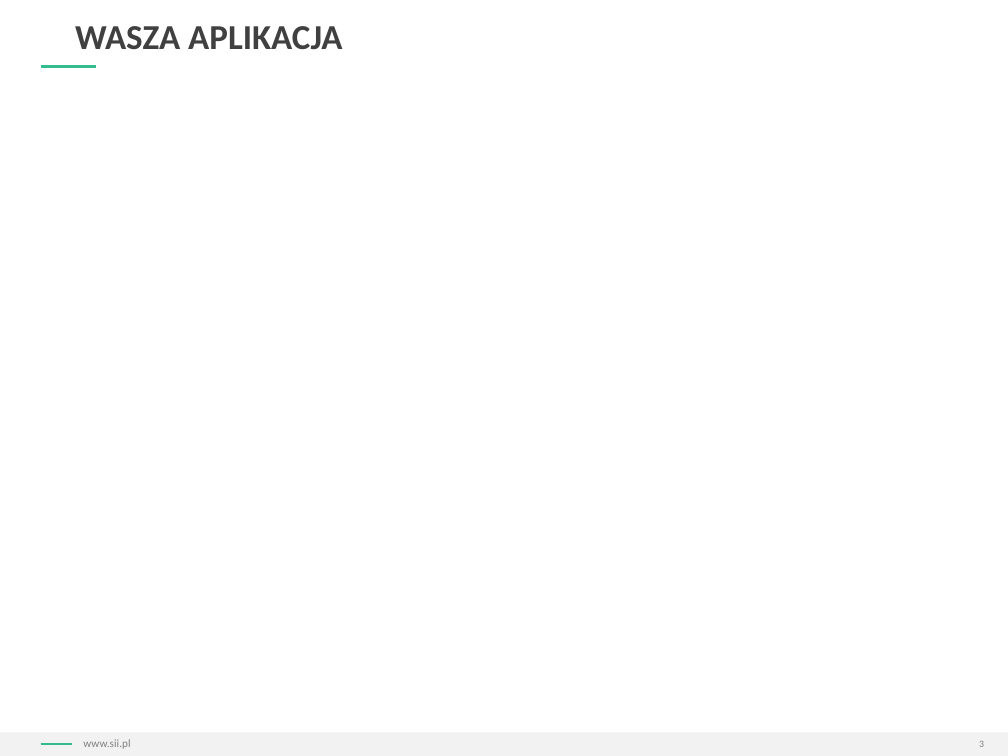
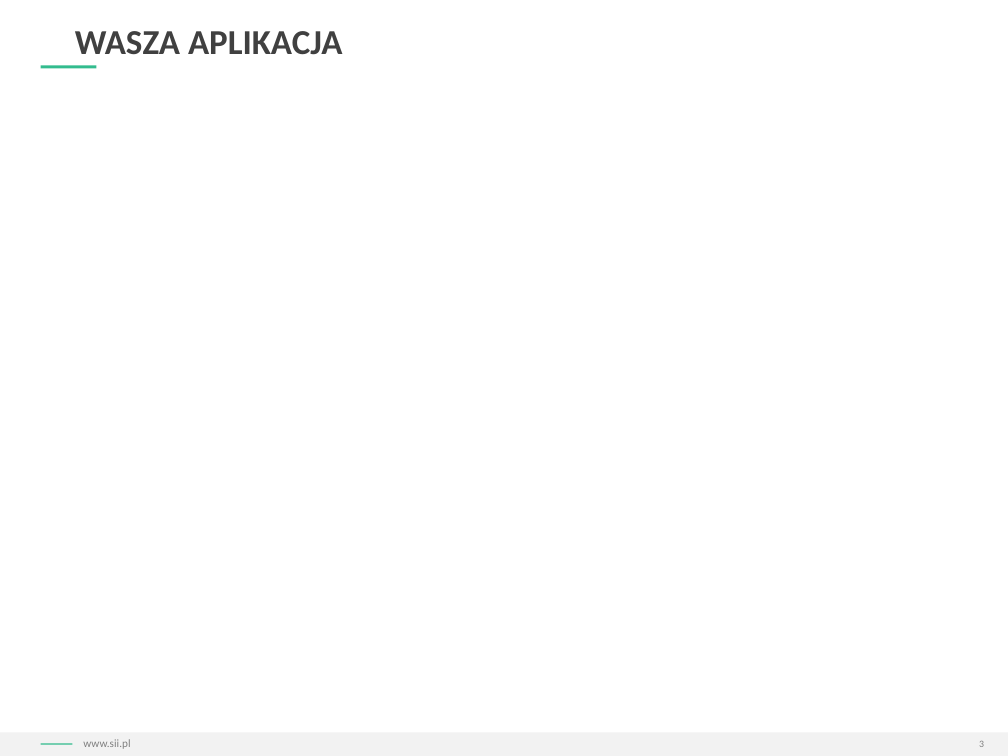
Before and after one commit to Qbicz/iot-home-security-hackathon, a slide deck: slide 3 of PPT_dla_uczestników_LC16.pptx. Drawn at 1008x756 pixels with LibreOffice and Linux fonts; fonts in the diff are those of the drawing; background and template pictures are left out. Boxes give left, top, right and bottom in pixels: in the first picture for what was removed or moved away, otherwise in the second. Text is boxed around its words. In the diff, an @@ line names an element or a change of style, - is before the commit and + after.

```diff
--- a/PPT_dla_uczestników_LC16.pptx
+++ b/PPT_dla_uczestników_LC16.pptx
@@ text "WASZA APLIKACJA" at [75,31,342,55]: line spacing 0.9 to 1 @@
@@ line (40, 744) - (73, 744): stroke #33BC8E 1 pt to #33BC8E 0.99 pt @@
```
Also in this commit, not shown: 7 other slides changed, 2 other files.
